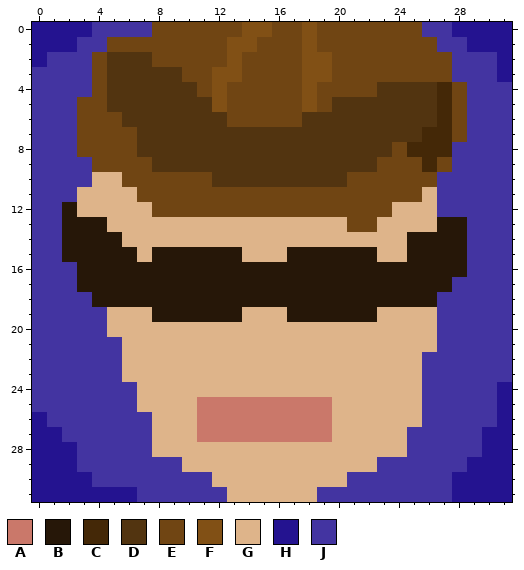
File history of a pixel-art sprite, resources/Icon.png. The picture above is the old version.
The file is 32x32 pixels. Colours within 5 levels of each other are drawn and written as one.
Palette (. is transparent): A #ca786a  B #261708  C #442807  D #523410  E #704513  F #815015  G #deb48a  H #241390  J #4334a1
Pixels before, first column x 0:
 0 HHHHJJJJEEEEEEFFEEFEEEEEEEJJHHHH
 1 HHHJJEEEEEEEEFFEEEFEEEEEEEEJJHHH
 2 HJJJEDDDEEEEEFEEEEFFEEEEEEEEJJJH
 3 JJJJEDDDDDEEFFEEEEFFEEEEEEEEJJJH
 4 JJJJEDDDDDDEFEEEEEFEEEEDDDDCEJJJ
 5 JJJEEDDDDDDDFEEEEEFEDDDDDDDCEJJJ
 6 JJJEEEDDDDDDDEEEEEDDDDDDDDDCEJJJ
 7 JJJEEEEDDDDDDDDDDDDDDDDDDDCCEJJJ
 8 JJJEEEEDDDDDDDDDDDDDDDDDECCCJJJJ
 9 JJJJEEEEDDDDDDDDDDDDDDDEEECEJJJJ
10 JJJJGGEEEEEEDDDDDDDDDEEEEEEJJJJJ
11 JJJGGGGEEEEEEEEEEEEEEEEEEEGJJJJJ
12 JJBGGGGGEEEEEEEEEEEEEEEEGGGJJJJJ
13 JJBBBGGGGGGGGGGGGGGGGEEGGGGBBJJJ
14 JJBBBBGGGGGGGGGGGGGGGGGGGBBBBJJJ
15 JJBBBBBGBBBBBBGGGBBBBBBGGBBBBJJJ
16 JJJBBBBBBBBBBBBBBBBBBBBBBBBBBJJJ
17 JJJBBBBBBBBBBBBBBBBBBBBBBBBBJJJJ
18 JJJJBBBBBBBBBBBBBBBBBBBBBBBJJJJJ
19 JJJJJGGGBBBBBBGGGBBBBBBGGGGJJJJJ
20 JJJJJGGGGGGGGGGGGGGGGGGGGGGJJJJJ
21 JJJJJJGGGGGGGGGGGGGGGGGGGGGJJJJJ
22 JJJJJJGGGGGGGGGGGGGGGGGGGGJJJJJJ
23 JJJJJJGGGGGGGGGGGGGGGGGGGGJJJJJJ
24 JJJJJJJGGGGGGGGGGGGGGGGGGGJJJJJH
25 JJJJJJJGGGGAAAAAAAAAGGGGGGJJJJJH
26 HJJJJJJJGGGAAAAAAAAAGGGGGGJJJJJH
27 HHJJJJJJGGGAAAAAAAAAGGGGGJJJJJHH
28 HHHJJJJJGGGGGGGGGGGGGGGGGJJJJJHH
29 HHHJJJJJJJGGGGGGGGGGGGGJJJJJJHHH
30 HHHHJJJJJJJJGGGGGGGGGJJJJJJJHHHH
31 HHHHHHHJJJJJJGGGGGGJJJJJJJJJHHHH
The result:
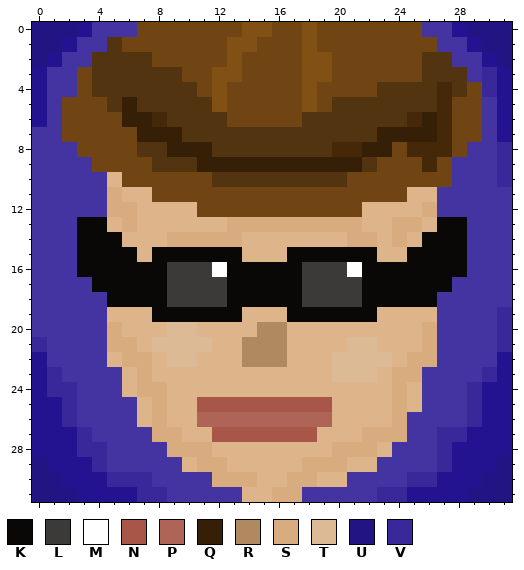
Colours new in this view: K #0a0807  L #3b3a39  M #ffffff  N #a85648  P #ae6457  Q #351f06  R #b08961  S #d8ac7f  T #ddba96  U #231483  V #38289a
The edit:
Changed rows in their new state; - is an unchanged pixel.
first column x 0:
 0 UUU----E---------------------UUU
 1 UU---D------------------------UU
 2 UH--D---------------------DD--HU
 3 H--ED---------------------DDD-V-
 4 H--ED-----------------------DEVH
 5 H-E---Q----------------------E-H
 6 H-E---QQC----------------CQ--E-H
 7 --E----QQQ-------------QQQQ--E-H
 8 ---------QQQ--------CCQQ----E--V
 9 -----------QQQQQQQQQQQ---------V
10 ----J----------------------E---V
11 ---JJS-G-----------------G------
12 --JJJSS-GGG-----------GG--S-----
13 --JKK-S------SSSSSSSSSG-SS-KK---
14 --JKKK---SSSSS-------SS-SGKKK---
15 --JKKKK-KKKKKK---KKKKKK--KKKK---
16 ---KKKKKKLLLMKKKKKLLLMKKKKKKK---
17 ---JKKKKKLLLLKKKKKLLLLKKKKKK----
18 ----JKKKKLLLLKKKKKLLLLKKKKK-----
19 --------KKKKKK---KKKKKK--------V
20 -----S---TT----RR---------S----V
21 V----SS-TTTT--RRR----TT---S----V
22 H----GSS-TT---RRR---TTTT-SS----H
23 HV-----S------------TTT-SS----VH
24 HVV---GSS---------------S----VH-
25 HHV-----S--NNNNNNNNN----S----VH-
26 -HV----GS--PPPPPPPPP----SJ---VH-
27 --HV----SS-GNNNNNNNG--SSS--VVH--
28 ---VV---JSSS--------SSS-J--VHH--
29 U--HV------SS-----SSS------VH--U
30 UU--HVVV----SSS--SS------VVH--UU
31 UUU----VV----J--SSJ----VVHHH-UUU
Pixel boxes of the changes (left, top, right, bottom) in both pictures:
changed: (32, 22, 512, 502)
